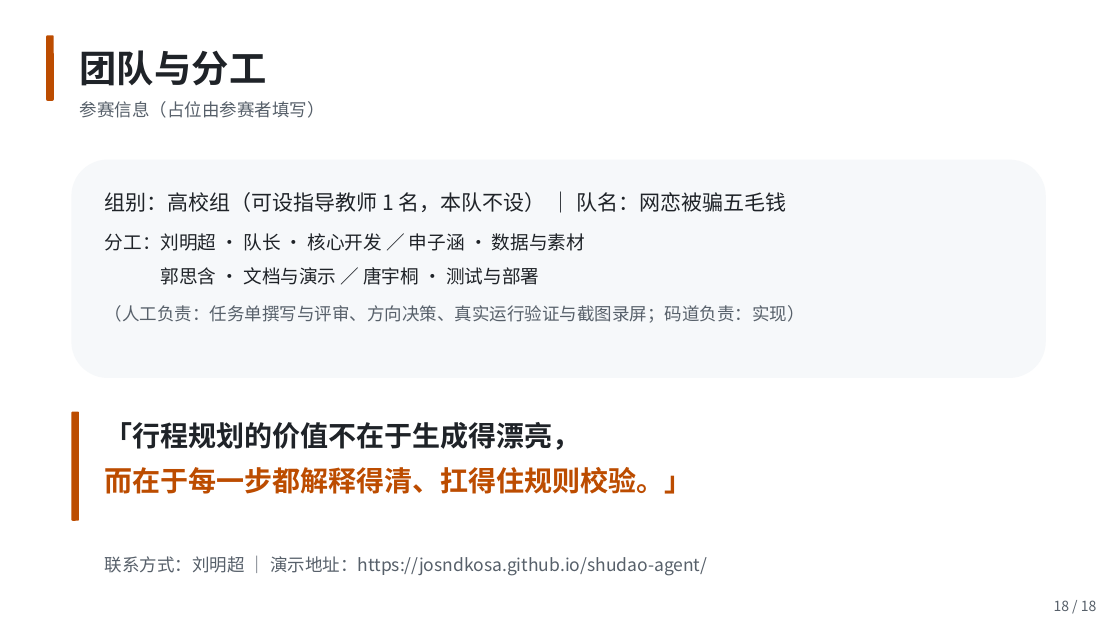
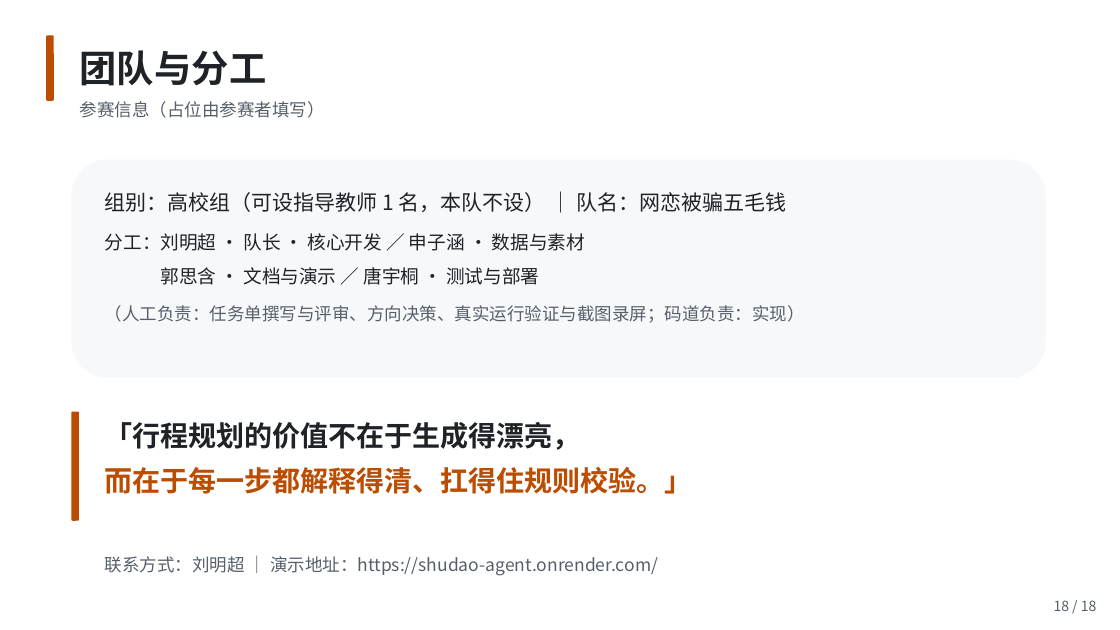
Before and after one commit to josndkosa/shudao-agent, a slide deck: slide 18 of ppt/蜀道智行.pptx. Drawn at 1120x630 pixels with LibreOffice and Linux fonts; fonts in the diff are those of the drawing. Boxes give left, top, right and bottom in pixels: in the first picture for what was removed or moved away, otherwise in the second. Text is boxed around its words. In the diff, an @@ line names an element or a change of style, - is before the commit and + after.

Commit message:
feat(release): 演示地址改 Render 云端部署——完整后端而非静态页 [prompt 03M]
线上部署：https://shudao-agent.onrender.com/（FastAPI + SSE + 对话改行程全可用，
实测 /api/health → {"status":"ok","mode":"offline"}，/api/plan 3天29事件 0.63s，
/api/geo 返回 15 城 237 点）。离线优先，不依赖外部 LLM，断网仍完整可演。

替换原计划的 GitHub Pages（纯静态、无后端）：Pages 方案只能演示前端 Mock 路径，
Render 是完整后端，答辩现场可现场改行程。

· gen_ppt.DEMO_URL 与 README 两处地址同步；pptx + pdf 均重出（改 PPT 必须重出 PDF）。
· CHANGELOG 1.4.3 条目补记交付素材落位与云端部署。
· readme/README.md 的地址描述同步更新（不再写「纯静态前端」）。

验证：三闸全绿 + 包内 15 处图片引用可解析 + 无密钥/无 .env/无占位。

```diff
--- a/ppt/蜀道智行.pptx
+++ b/ppt/蜀道智行.pptx
@@ text at (105,556,658,576): text changed @@
-联系方式：刘明超 ｜ 演示地址：https://josndkosa.github.io/shudao-agent/
+联系方式：刘明超 ｜ 演示地址：https://shudao-agent.onrender.com/
```
Also in this commit, not shown: 5 other files.
